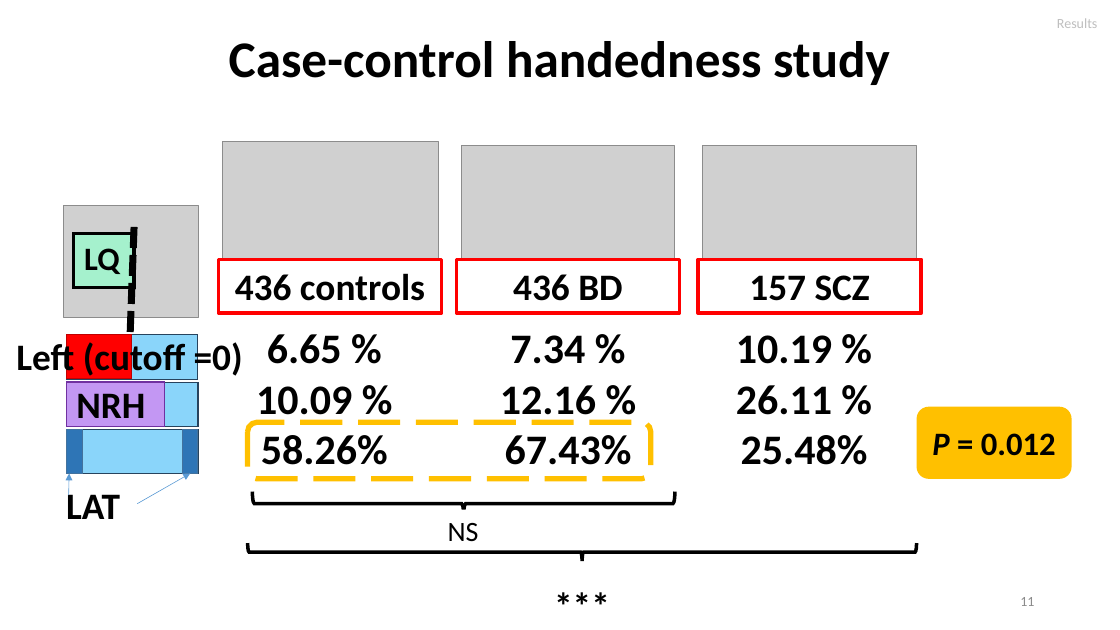
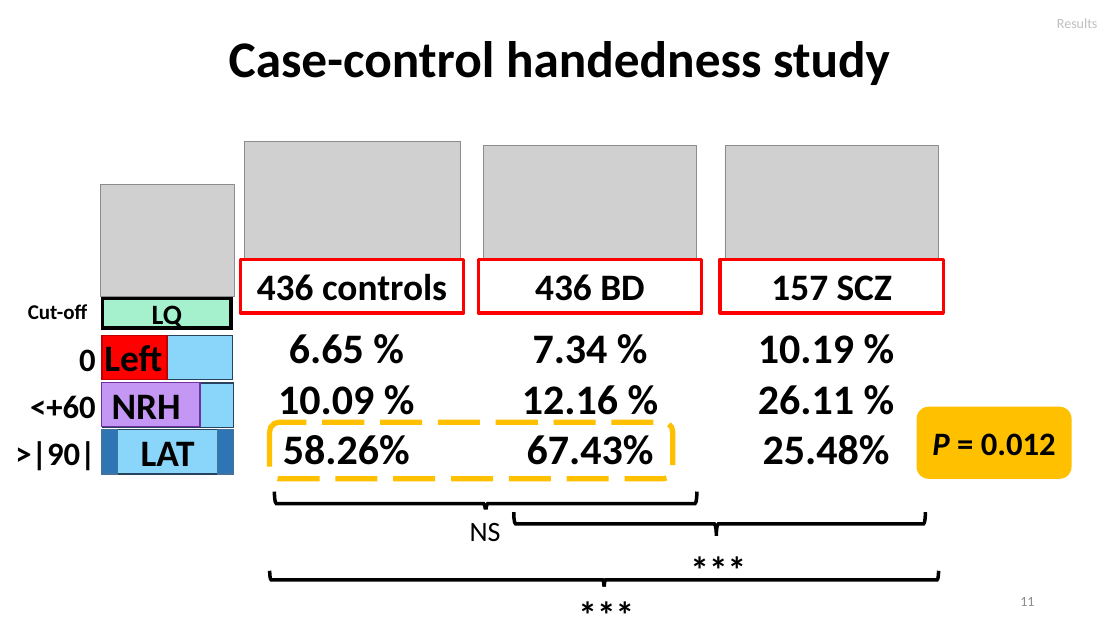
Before and after one commit to igarcia17/EHI_laterality, a slide deck: slide 11 of NorthSeaLateralityCongress_InesGarciaOrtiz.pptx. Drawn at 1120x630 pixels with LibreOffice and Linux fonts; fonts in the diff are those of the drawing; grey boxes stand for pictures. Boxes give left, top, right and bottom in pixels: in the first picture for what was removed or moved away, otherwise in the second. Text is boxed around its words. In the diff, an @@ line names an element or a change of style, - is before the commit and + after.

```diff
--- a/NorthSeaLateralityCongress_InesGarciaOrtiz.pptx
+++ b/NorthSeaLateralityCongress_InesGarciaOrtiz.pptx
@@ picture: place and size @@
-picture at (64,206,198,318)
+picture at (100,185,234,297)
@@ rectangle removed at (74,234,134,288) @@
@@ line removed from (134, 227) to (130, 334) @@
@@ rectangle "LQ": place and size @@
-rectangle "LQ" at (84,248,120,274)
+rectangle "LQ" at (103,298,231,328)
@@ rectangle "LQ" at (103,298,231,328): size 28 to 24 pt; vertical alignment top to middle; fill none to #A5F1CD; outline none to #000000 3 pt @@
@@ text added at (28,304,87,319), 18 pt, text #000000, bold @@
+Cut-off
@@ text added at (15,349,96,471), 28 pt, text #000000, bold @@
+0
+<+60
+>|90|
@@ 7 rectangles, 1 text: place and size @@
-7 rectangles, 1 text at (66,334,198,474)
+7 rectangles, 1 text at (102,335,234,475)
@@ text at (104,345,162,381): text changed @@
-Left (cutoff =0)
+Left
@@ text "LAT" rewrapped from (66,488,120,519) to (141,441,195,476) @@
@@ 3 pictures, 3 texts, 2 rectangles, 1 rounded rectangle: place and size @@
-3 pictures, 3 texts, 2 rectangles, 1 rounded rectangle at (218,142,922,479)
+3 pictures, 3 texts, 2 rectangles, 1 rounded rectangle at (240,142,944,479)
@@ arrow removed from (69, 495) to (69, 474) @@
@@ arrow removed from (137, 504) to (190, 474) @@
@@ 1 rectangle, 1 text, 1 right brace: place and size @@
-1 rectangle, 1 text, 1 right brace at (252,260,680,542)
+1 rectangle, 1 text, 1 right brace at (275,260,702,542)
@@ right brace added at (514,513,926,536), outline #000000 3 pt @@
@@ text added at (673,543,765,597), 32 pt, text #000000, bold @@
+***
@@ right brace: place and size @@
-right brace at (247,543,916,561)
+right brace at (269,571,938,589)
@@ text "***" rewrapped from (527,578,639,630) to (567,587,646,630) @@
```
Also in this commit, not shown: 13 other slides changed, 1 slide removed.
